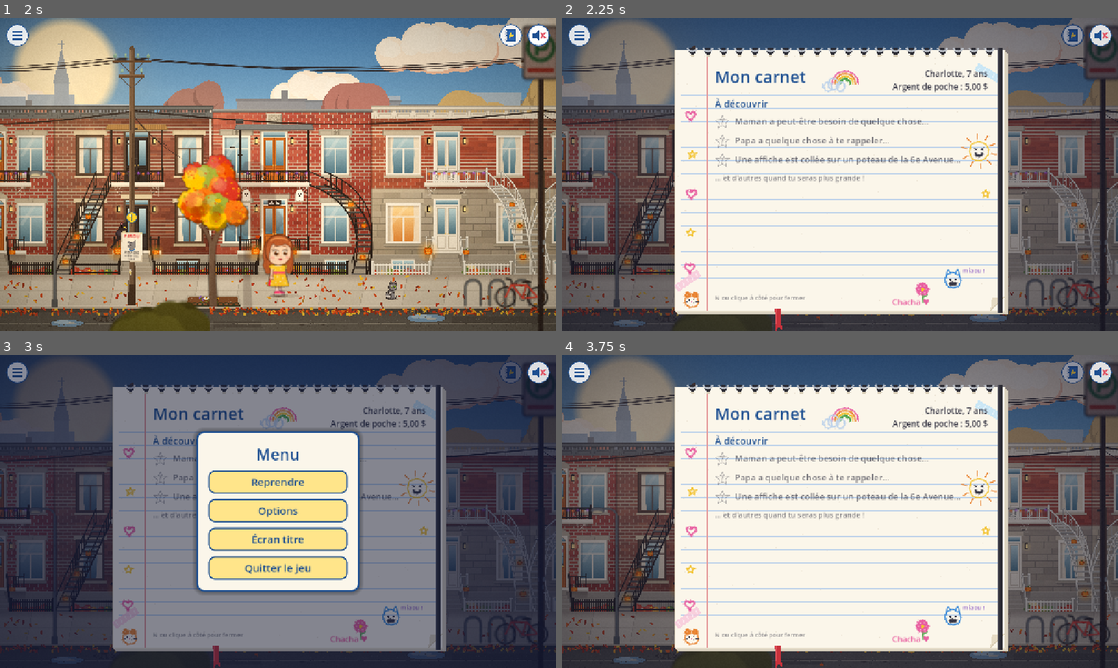
Above: before the commit, frames 1-4 (two rows, left to right).
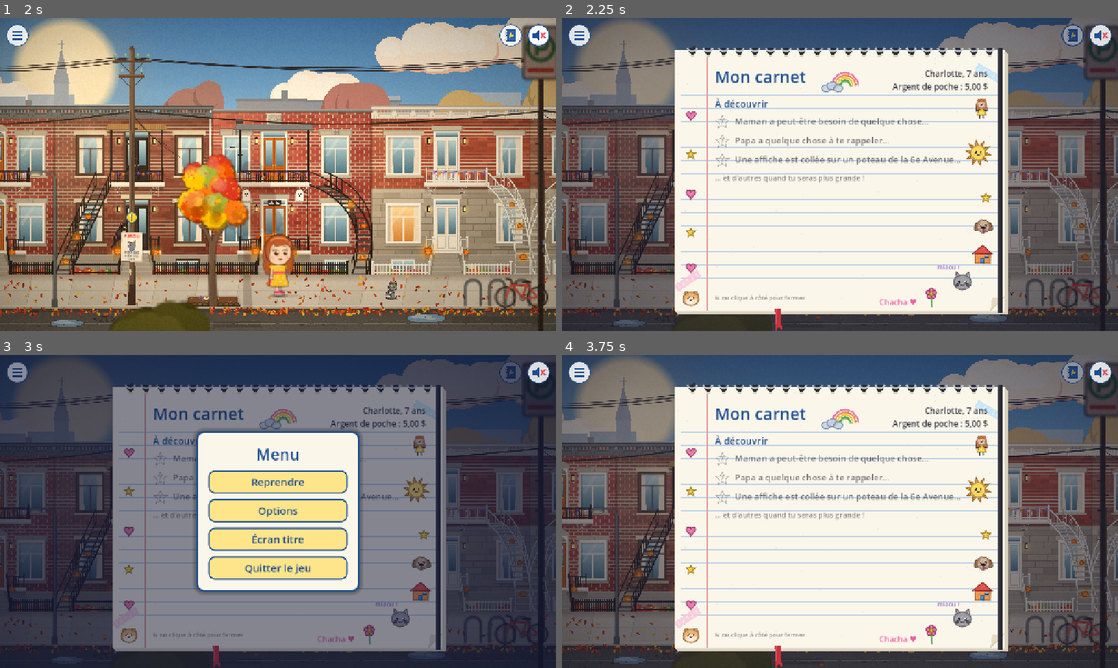
Above: after the commit, the same moments.

Repository: jullmg/jeux
Game: Godot game, scene res://scenes/intro.tscn
The game is run twice, just before and just after one commit, with the same random seed, the same clock (stepped at 60 frames per second) and the same inputs.
Inputs (mouse positions are in pixels of both pictures, inside the frame that each line leads up to):
- Up to frame 1 (2 s): click "▶ Nouvelle partie" at 0.5 s; click (539, 36) at 1.27 s
- Up to frame 2 (2.25 s): click (1073, 36) at 2.02 s
- Up to frame 3 (3 s): click (16, 373) at 2.77 s
- Up to frame 4 (3.75 s): click "Reprendre" at 3.5 s

Frame 1 is identical in both runs. In frame 2, 1.8% of the frame differs, in the area x 21-79%, y 16-93%; in frame 3, 1.6%; in frame 4, 1.8%.

Commit message:
Charlotte: nicer crayon doodles in the notebook
CuteArt draws cute heads, flowers, hearts, stars, a sun, a house and Charlotte
herself, cleanly or as a wax-crayon drawing; the notebook uses the crayon style.

Co-Authored-By: Claude Opus 5.5 <noreply@anthropic.com>

Diff:
--- /dev/null
+++ b/Charlotte/ui/cute_art.gd
@@ -0,0 +1,168 @@
+class_name CuteArt
+extends RefCounted
+## Little drawings for the UI, drawn on any CanvasItem: a cat's, a dog's and a hamster's head, flowers, hearts, stars,
+## a smiling sun, a house, Charlotte's self-portrait. Two styles: clean (outlined, for the menu) or `crayon` (a
+## child's wax-crayon drawing for her notebook: hatched fill that stays inside the shape, a wobbly outline gone over
+## twice). Sizes in px; `rng` makes the crayon wobble repeatable.
+
+const LINE := Color("#3A3A48")
+const PINK := Color("#F2A7B4")
+
+
+static func cat_head(ci: CanvasItem, c: Vector2, r: float, fur: Color, crayon := false, rng: RandomNumberGenerator = null) -> void:
+	for side in [-1.0, 1.0]:
+		var ear := [c + Vector2(side * 0.85, -0.35) * r, c + Vector2(side * 0.7, -1.15) * r, c + Vector2(side * 0.2, -0.75) * r]
+		_shape(ci, ear, fur, crayon, rng)
+		_shape(ci, [c + Vector2(side * 0.72, -0.48) * r, c + Vector2(side * 0.66, -0.95) * r, c + Vector2(side * 0.36, -0.7) * r], PINK, crayon, rng, false)
+	_shape(ci, _oval(c, Vector2(r, r * 0.86)), fur, crayon, rng)
+	_face(ci, c, r, crayon, rng)
+	_nose(ci, c + Vector2(0, 0.12) * r, r * 0.12)
+	for side in [-1.0, 1.0]:
+		for k in 3:
+			var a := c + Vector2(side * 0.35, 0.22 + k * 0.08) * r
+			_stroke(ci, [a, a + Vector2(side * 0.55, -0.1 + k * 0.1) * r], LINE, maxf(1.0, r * 0.04), crayon, rng)
+
+
+static func dog_head(ci: CanvasItem, c: Vector2, r: float, fur: Color, ear: Color, crayon := false, rng: RandomNumberGenerator = null) -> void:
+	for side in [-1.0, 1.0]:
+		var e := []
+		for k in 13:
+			var a := TAU * k / 12.0
+			e.append(c + Vector2(side * 0.88, 0.05) * r + Vector2(cos(a) * 0.3, sin(a) * 0.62).rotated(side * -0.35) * r)
+		_shape(ci, e, ear, crayon, rng)
+	_shape(ci, _oval(c, Vector2(r * 0.86, r * 0.84)), fur, crayon, rng)
+	_shape(ci, _oval(c + Vector2(0, 0.38) * r, Vector2(r * 0.46, r * 0.32)), fur.lightened(0.45), crayon, rng)
+	_face(ci, c + Vector2(0, -0.08) * r, r, crayon, rng)
+	_shape(ci, _oval(c + Vector2(0, 0.24) * r, Vector2(r * 0.17, r * 0.12)), Color("#2B2B33"), crayon, rng)
+	_shape(ci, _oval(c + Vector2(0.06, 0.6) * r, Vector2(r * 0.11, r * 0.14)), Color("#E8778A"), crayon, rng)
+
+
+static func hamster_head(ci: CanvasItem, c: Vector2, r: float, crayon := false, rng: RandomNumberGenerator = null) -> void:
+	var fur := Color("#E8A65A")
+	for side in [-1.0, 1.0]:
+		_shape(ci, _oval(c + Vector2(side * 0.62, -0.72) * r, Vector2(r * 0.26, r * 0.26)), fur, crayon, rng)
+		_shape(ci, _oval(c + Vector2(side * 0.62, -0.72) * r, Vector2(r * 0.14, r * 0.14)), PINK, crayon, rng, false)
+	_shape(ci, _oval(c, Vector2(r * 1.05, r * 0.92)), fur, crayon, rng)
+	# The white muzzle and stuffed cheeks.
+	_shape(ci, _oval(c + Vector2(0, 0.3) * r, Vector2(r * 0.75, r * 0.5)), Color("#FBF1E2"), crayon, rng, false)
+	_face(ci, c + Vector2(0, -0.12) * r, r * 0.9, crayon, rng)
+	_nose(ci, c + Vector2(0, 0.1) * r, r * 0.1)
+	ci.draw_rect(Rect2(c + Vector2(-0.08, 0.26) * r, Vector2(0.16, 0.16) * r), Color.WHITE)
+
+
+static func flower(ci: CanvasItem, c: Vector2, r: float, petal: Color, crayon := false, rng: RandomNumberGenerator = null) -> void:
+	for k in 5:
+		var p := c + Vector2.from_angle(TAU * k / 5.0 - PI / 2.0) * r * 0.62
+		_shape(ci, _oval(p, Vector2(r * 0.42, r * 0.42)), petal, crayon, rng)
+	_shape(ci, _oval(c, Vector2(r * 0.36, r * 0.36)), Color("#F2C230"), crayon, rng)
+
+
+static func heart(ci: CanvasItem, c: Vector2, r: float, color: Color, crayon := false, rng: RandomNumberGenerator = null) -> void:
+	var pts := []
+	for k in 24:
+		var t := TAU * k / 24.0
+		pts.append(c + Vector2(16 * pow(sin(t), 3), -(13 * cos(t) - 5 * cos(2 * t) - 2 * cos(3 * t) - cos(4 * t))) * r / 16.0)
+	_shape(ci, pts, color, crayon, rng)
+
+
+static func star(ci: CanvasItem, c: Vector2, r: float, color: Color, crayon := false, rng: RandomNumberGenerator = null) -> void:
+	var pts := []
+	for k in 10:
+		pts.append(c + Vector2.from_angle(-PI / 2.0 + TAU * k / 10.0) * (r if k % 2 == 0 else r * 0.45))
+	_shape(ci, pts, color, crayon, rng)
+
+
+static func sun(ci: CanvasItem, c: Vector2, r: float, crayon := false, rng: RandomNumberGenerator = null) -> void:
+	for k in 10:
+		var d := Vector2.from_angle(TAU * k / 10.0 + 0.15)
+		_shape(ci, [c + d.rotated(0.16) * r * 1.15, c + d * r * 1.7, c + d.rotated(-0.16) * r * 1.15], Color("#F29B30"), crayon, rng)
+	_shape(ci, _oval(c, Vector2(r, r)), Color("#FFD23F"), crayon, rng)
+	_face(ci, c, r * 0.9, crayon, rng)
+
+
+# A child's house: walls, a pointed roof, a door and a window with a cross.
+static func house(ci: CanvasItem, c: Vector2, r: float, crayon := false, rng: RandomNumberGenerator = null) -> void:
+	_shape(ci, [c + Vector2(-0.8, -0.1) * r, c + Vector2(0.8, -0.1) * r, c + Vector2(0.8, 0.9) * r, c + Vector2(-0.8, 0.9) * r], Color("#E8812E"), crayon, rng)
+	_shape(ci, [c + Vector2(-1.0, -0.1) * r, c + Vector2(0, -0.95) * r, c + Vector2(1.0, -0.1) * r], Color("#D9342B"), crayon, rng)
+	_shape(ci, [c + Vector2(-0.18, 0.4) * r, c + Vector2(0.18, 0.4) * r, c + Vector2(0.18, 0.9) * r, c + Vector2(-0.18, 0.9) * r], Color("#3D8BD9"), crayon, rng)
+	var w := c + Vector2(0.48, 0.25) * r
+	_shape(ci, [w + Vector2(-0.18, -0.16) * r, w + Vector2(0.18, -0.16) * r, w + Vector2(0.18, 0.16) * r, w + Vector2(-0.18, 0.16) * r], Color("#BFE3F7"), crayon, rng)
+	_stroke(ci, [w + Vector2(0, -0.16) * r, w + Vector2(0, 0.16) * r], LINE, 1.5, crayon, rng)
+	_stroke(ci, [w + Vector2(-0.18, 0) * r, w + Vector2(0.18, 0) * r], LINE, 1.5, crayon, rng)
+
+
+# Charlotte drawing herself: long auburn hair, a big smile, her yellow dress, stick arms and legs.
+static func me(ci: CanvasItem, c: Vector2, r: float, crayon := false, rng: RandomNumberGenerator = null) -> void:
+	var hair := Color("#B5602E")
+	_shape(ci, [c + Vector2(-0.55, -0.4) * r, c + Vector2(0.55, -0.4) * r, c + Vector2(0.62, 0.45) * r, c + Vector2(-0.62, 0.45) * r], hair, crayon, rng)
+	_shape(ci, _oval(c + Vector2(0, -0.3) * r, Vector2(r * 0.45, r * 0.45)), Color("#F6D2B8"), crayon, rng)
+	_shape(ci, _oval(c + Vector2(0, -0.7) * r, Vector2(r * 0.5, r * 0.2)), hair, crayon, rng, false)
+	_face(ci, c + Vector2(0, -0.32) * r, r * 0.42, crayon, rng)
+	_shape(ci, [c + Vector2(-0.18, 0.15) * r, c + Vector2(0.18, 0.15) * r, c + Vector2(0.5, 1.0) * r, c + Vector2(-0.5, 1.0) * r], Color("#FFD23F"), crayon, rng)
+	for side in [-1.0, 1.0]:
+		_stroke(ci, [c + Vector2(side * 0.2, 0.3) * r, c + Vector2(side * 0.6, 0.55) * r], LINE, 2.0, crayon, rng)
+		_stroke(ci, [c + Vector2(side * 0.2, 1.0) * r, c + Vector2(side * 0.22, 1.35) * r], LINE, 2.0, crayon, rng)
+
+
+# ── Pieces ──────────────────────────────────────────────────
+
+# Eyes with a shine, rosy cheeks and a smile.
+static func _face(ci: CanvasItem, c: Vector2, r: float, crayon: bool, rng: RandomNumberGenerator) -> void:
+	for side in [-1.0, 1.0]:
+		var e := c + Vector2(side * 0.36, -0.05) * r
+		ci.draw_circle(e, r * 0.13, Color("#2B2B33"))
+		ci.draw_circle(e + Vector2(-0.04, -0.05) * r, r * 0.05, Color.WHITE)
+		ci.draw_circle(c + Vector2(side * 0.58, 0.25) * r, r * 0.13, Color(PINK, 0.7))
+	var smile := []
+	for k in 9:
+		smile.append(c + Vector2.from_angle(lerpf(0.5, PI - 0.5, k / 8.0)) * r * 0.22 + Vector2(0, 0.14) * r)
+	_stroke(ci, smile, LINE, maxf(1.5, r * 0.06), crayon, rng)
+
+
+static func _nose(ci: CanvasItem, c: Vector2, r: float) -> void:
+	ci.draw_colored_polygon(PackedVector2Array([c + Vector2(-r, -r * 0.5), c + Vector2(r, -r * 0.5), c + Vector2(0, r * 0.6)]), Color("#E8778A"))
+
+
+static func _oval(c: Vector2, radii: Vector2) -> Array:
+	var pts := []
+	for k in 24:
+		var a := TAU * k / 24.0
+		pts.append(c + Vector2(cos(a) * radii.x, sin(a) * radii.y))
+	return pts
+
+
+# A filled, outlined shape. Crayon: a light wash, hatching clipped to the shape, and a wobbly outline gone over twice.
+static func _shape(ci: CanvasItem, pts: Array, fill: Color, crayon: bool, rng: RandomNumberGenerator, outline := true) -> void:
+	var poly := PackedVector2Array(pts)
+	if not crayon:
+		ci.draw_colored_polygon(poly, fill)
+		if outline:
+			var ring := poly.duplicate()
+			ring.append(poly[0])
+			ci.draw_polyline(ring, LINE, 2.0, true)
+		return
+	ci.draw_colored_polygon(poly, Color(fill, 0.35))
+	var box := Rect2(poly[0], Vector2.ZERO)
+	for p in poly:
+		box = box.expand(p)
+	var x := box.position.x - box.size.y
+	while x < box.end.x:
+		var line := PackedVector2Array([Vector2(x, box.end.y + 2.0), Vector2(x + box.size.y + 4.0, box.position.y - 2.0)])
+		for piece in Geometry2D.intersect_polyline_with_polygon(line, poly):
+			ci.draw_polyline(piece, Color(fill, 0.8), 2.2, true)
+		x += 3.5
+	if outline:
+		var ring := pts.duplicate()
+		ring.append(pts[0])
+		_stroke(ci, ring, fill.darkened(0.35), 1.8, true, rng)
+
+
+static func _stroke(ci: CanvasItem, pts: Array, color: Color, width: float, crayon: bool, rng: RandomNumberGenerator) -> void:
+	if not crayon:
+		ci.draw_polyline(PackedVector2Array(pts), color, width, true)
+		return
+	for twice in 2:
+		var line := PackedVector2Array()
+		for p in pts:
+			line.append(p + Vector2(rng.randf_range(-0.9, 0.9), rng.randf_range(-0.9, 0.9)))
+		ci.draw_polyline(line, Color(color, 0.85 - twice * 0.35), width, true)
--- a/Charlotte/ui/notebook.gd
+++ b/Charlotte/ui/notebook.gd
@@ -279,59 +279,31 @@
 		draw_rect(Rect2(size.x - 16, -4, 9, size.y + 8), Color("#2B2B33"))
 		draw_rect(Rect2(size.x - 16, -4, 3, size.y + 8), Color("#4A4A55"))
 
+	# Charlotte's crayon drawings round the page (CuteArt, crayon style): a smiling sun, a rainbow and a cloud,
+	# hearts and stars in the margin, her hamster, her cat, a dog, a flower, her house, herself, her signature.
 	func _doodles() -> void:
 		var pink: Color = CRAYONS[0]
-		var blue: Color = CRAYONS[1]
 		var yellow: Color = CRAYONS[2]
-		var green: Color = CRAYONS[3]
-		var orange: Color = CRAYONS[4]
 		var purple: Color = CRAYONS[5]
-		# A smiling sun, top right.
-		var sun := Vector2(size.x - 60, 232)
-		_scribble_circle(sun, 22, yellow)
-		for k in 10:
-			var d := Vector2.from_angle(TAU * k / 10.0 + 0.2)
-			_wobble([sun + d * 28.0, sun + d * 40.0], orange)
-		_wobble([sun + Vector2(-9, -4), sun + Vector2(-7, -4)], Color("#3A3A48"), 3.0)
-		_wobble([sun + Vector2(7, -4), sun + Vector2(9, -4)], Color("#3A3A48"), 3.0)
-		_arc(sun + Vector2(0, 2), 9, 0.4, PI - 0.4, Color("#3A3A48"))
-		# A little rainbow between the title and the header.
+		CuteArt.sun(self, Vector2(size.x - 62, 236), 17, true, _rng)
 		for k in 4:
-			_arc(Vector2(392, 78), 30 - k * 6, PI, TAU, [pink, orange, yellow, green][k])
-		_cloud(Vector2(366, 80), Color("#BFD3EA"))
-		# Stars and hearts in the margin.
-		for at in [Vector2(36, 150), Vector2(38, 330), Vector2(34, 500)]:
-			_heart(at, pink)
-		for at in [Vector2(40, 240), Vector2(36, 420), Vector2(size.x - 44, 330)]:
-			_star(at, 9, yellow)
-		# Her hamster, in the margin: round, ears, whiskers.
-		var h := Vector2(38, 600 - 24)
-		_scribble_circle(h, 15, orange)
-		_scribble_circle(h + Vector2(-9, -13), 5, orange)
-		_scribble_circle(h + Vector2(9, -13), 5, orange)
-		draw_circle(h + Vector2(-5, -2), 1.8, Color("#3A3A48"))
-		draw_circle(h + Vector2(5, -2), 1.8, Color("#3A3A48"))
-		draw_circle(h + Vector2(0, 3), 1.6, pink)
-		for sx in [-1.0, 1.0]:
-			_wobble([h + Vector2(sx * 6, 4), h + Vector2(sx * 20, 1)], Color("#3A3A48"), 1.0)
-		# A cat saying miaou, bottom right.
-		var cat := Vector2(size.x - 120, size.y - 70)
-		_scribble_circle(cat, 18, blue)
-		_wobble([cat + Vector2(-16, -8), cat + Vector2(-12, -26), cat + Vector2(-4, -16)], blue)
-		_wobble([cat + Vector2(16, -8), cat + Vector2(12, -26), cat + Vector2(4, -16)], blue)
-		draw_circle(cat + Vector2(-6, -2), 2.0, Color("#3A3A48"))
-		draw_circle(cat + Vector2(6, -2), 2.0, Color("#3A3A48"))
-		_arc(cat + Vector2(-3, 5), 3, 0.2, PI - 0.2, Color("#3A3A48"))
-		_arc(cat + Vector2(3, 5), 3, 0.2, PI - 0.2, Color("#3A3A48"))
-		draw_string(ThemeDB.fallback_font, cat + Vector2(22, -18), "miaou !", HORIZONTAL_ALIGNMENT_LEFT, -1, 14, purple)
-		# A flower by the cat, and her signature.
-		var f := Vector2(size.x - 190, size.y - 50)
-		_wobble([f, f + Vector2(2, 30)], green, 2.5)
-		_wobble([f + Vector2(1, 18), f + Vector2(12, 12)], green, 2.5)
-		for k in 6:
-			_scribble_circle(f + Vector2.from_angle(TAU * k / 6.0) * 8.0, 5, pink)
-		draw_circle(f, 4, yellow)
-		draw_string(ThemeDB.fallback_font, Vector2(size.x - 260, size.y - 14), "Chacha ♥", HORIZONTAL_ALIGNMENT_LEFT, -1, 18, pink)
+			_arc(Vector2(392, 82), 30 - k * 6, PI, TAU, [pink, CRAYONS[4], yellow, CRAYONS[3]][k])
+		for k in [[-14, 4, 10], [0, -2, 12], [14, 4, 10]]:
+			CuteArt._shape(self, CuteArt._oval(Vector2(362 + k[0], 84 + k[1]), Vector2(k[2], k[2] * 0.8)), Color("#BFD3EA"), true, _rng)
+		for at in [Vector2(37, 150), Vector2(37, 330), Vector2(37, 500)]:
+			CuteArt.heart(self, at, 11, pink, true, _rng)
+		for at in [Vector2(37, 240), Vector2(37, 420), Vector2(size.x - 44, 340)]:
+			CuteArt.star(self, at, 11, yellow, true, _rng)
+		CuteArt.hamster_head(self, Vector2(37, size.y - 28), 17, true, _rng)
+		var cat := Vector2(size.x - 98, size.y - 66)
+		CuteArt.cat_head(self, cat, 20, Color("#8E8E96"), true, _rng)
+		draw_string(ThemeDB.fallback_font, cat + Vector2(-58, -30), "miaou !", HORIZONTAL_ALIGNMENT_LEFT, -1, 14, purple)
+		CuteArt.dog_head(self, Vector2(size.x - 50, 405), 17, Color("#C9A27A"), Color("#7A5232"), true, _rng)
+		CuteArt.flower(self, Vector2(size.x - 170, size.y - 40), 12, pink, true, _rng)
+		CuteArt._stroke(self, [Vector2(size.x - 170, size.y - 30), Vector2(size.x - 168, size.y - 8)], CRAYONS[3], 2.5, true, _rng)
+		CuteArt.house(self, Vector2(size.x - 52, 470), 22, true, _rng)
+		CuteArt.me(self, Vector2(size.x - 54, 130), 20, true, _rng)
+		draw_string(ThemeDB.fallback_font, Vector2(size.x - 290, size.y - 14), "Chacha ♥", HORIZONTAL_ALIGNMENT_LEFT, -1, 18, pink)
 
 	# Crayon strokes: a line through `pts`, each segment jittered a little, drawn twice like a child's hand.
 	func _wobble(pts: Array, color: Color, width := 2.2) -> void:
Not shown, added: Charlotte/ui/cute_art.gd.uid
Not shown, changed: Charlotte/.claude/CLAUDE.md
